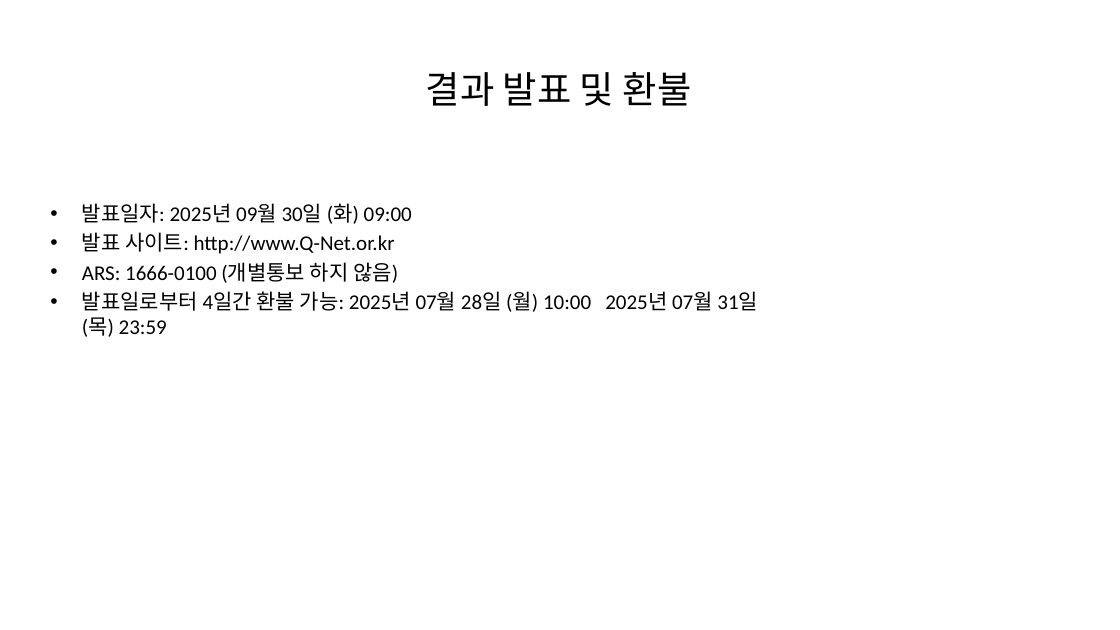
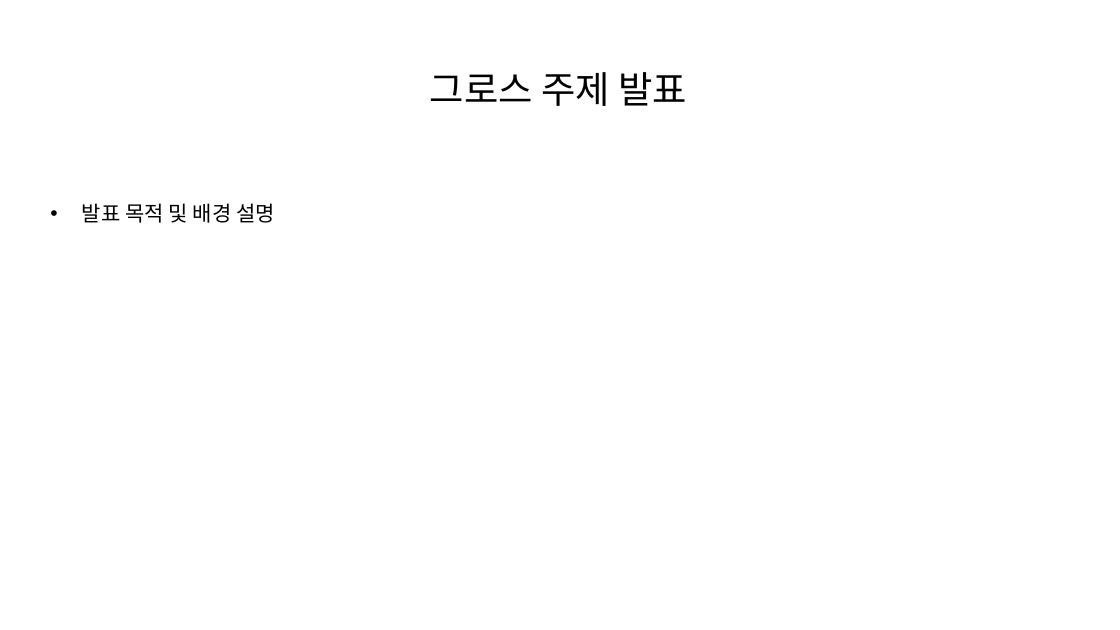
Before and after one commit to devna0111/FlowMate, a slide deck: slide 2 of uploads/pptx_sample.pptx (slide 6 before the commit). Drawn at 1120x630 pixels with LibreOffice and Linux fonts; fonts in the diff are those of the drawing. Boxes give left, top, right and bottom in pixels: in the first picture for what was removed or moved away, otherwise in the second. Text is boxed around its words. In the diff, an @@ line names an element or a change of style, - is before the commit and + after.

```diff
--- a/uploads/pptx_sample.pptx
+++ b/uploads/pptx_sample.pptx
@@ title at box(430, 72, 687, 106): text changed @@
-결과 발표 및 환불
+그로스 주제 발표
@@ text at box(82, 203, 275, 223): text changed @@
-• 발표일자: 2025년 09월 30일 (화) 09:00
-• 발표 사이트: http://www.Q-Net.or.kr
-• ARS: 1666-0100 (개별통보 하지 않음)
-• 발표일로부터 4일간 환불 가능: 2025년 07월 28일 (월) 10:00 2025년 07월 31일 (목) 23:59
+• 발표 목적 및 배경 설명
```
Also in this commit, not shown: 2 other slides changed, 6 slides added, 5 slides removed, 2 other files.
